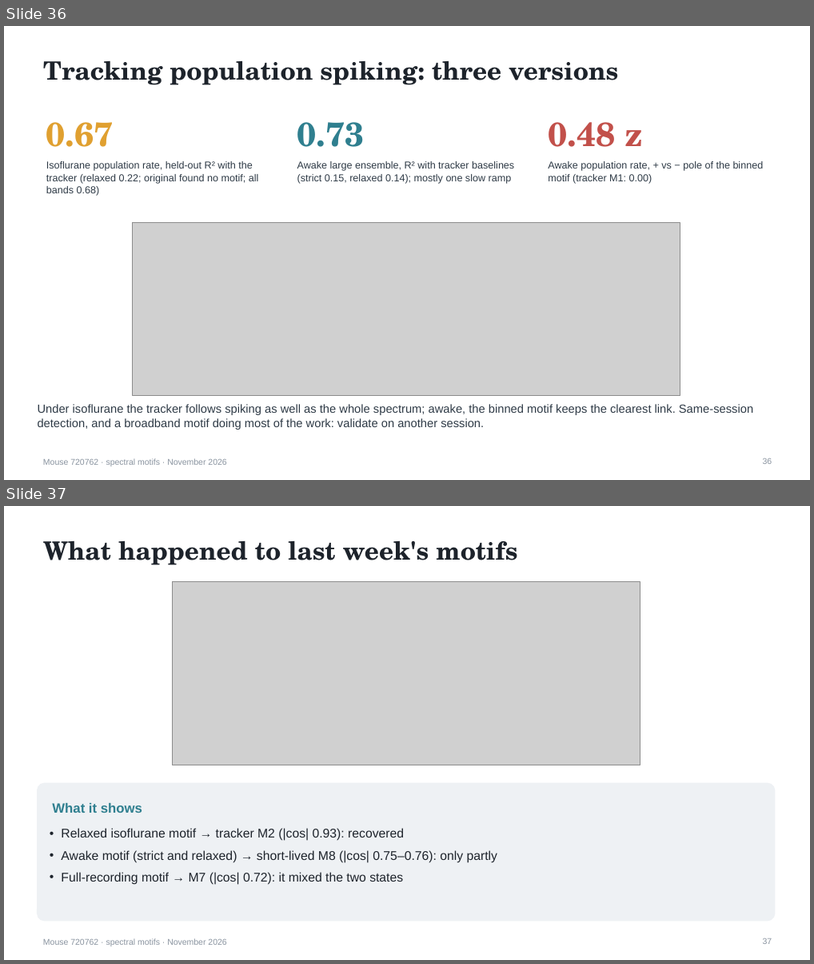
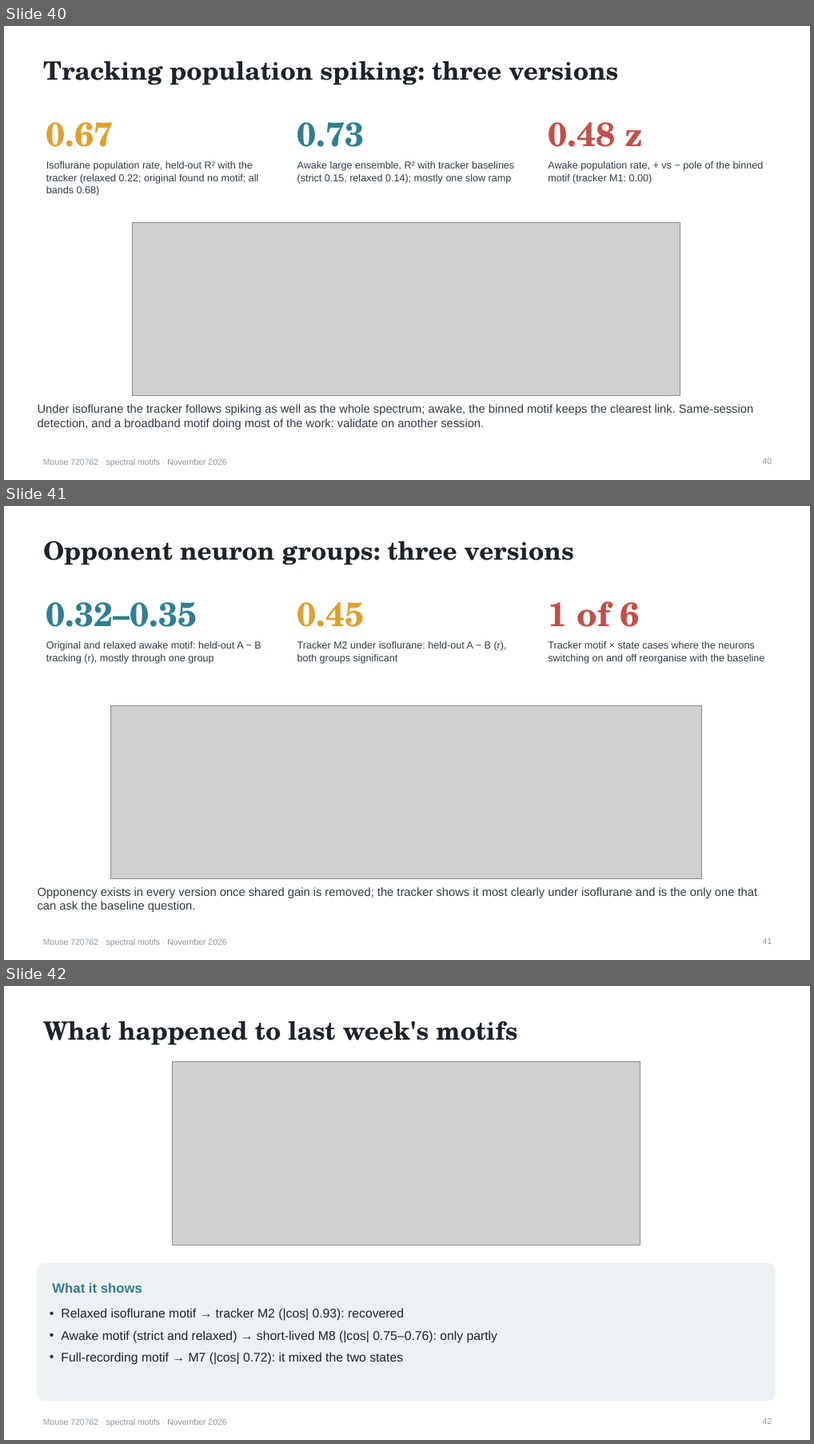
Before and after one commit to saasberkeley/dc-allen, a slide deck: data/out/2026-11-10_report/motif_tracking_report.pptx. Shown one above the other, each under a label of ours: slides 36 and 37 before the commit, slides 40, 41 and 42 after it. The pictures are 814x964 and 814x1444 pixels, drawn with LibreOffice and Linux fonts; fonts in the diff are those of the drawing; grey boxes stand for pictures. Boxes give left, top, right and bottom in pixels: in the first picture for what was removed or moved away, otherwise in the second. Text is boxed around its words. In the diff, an @@ line names an element or a change of style, - is before the commit and + after.

```diff
--- a/data/out/2026-11-10_report/motif_tracking_report.pptx
+++ b/data/out/2026-11-10_report/motif_tracking_report.pptx
@@ slide 41 added at box(4, 506, 810, 960), background #FFFFFF; not listed: 1 template element that a slide beside it also shows @@
@@ title added at box(43, 541, 574, 565), 30 pt, text #1D232B, bold @@
+Opponent neuron groups: three versions
@@ text added at box(548, 601, 639, 627), 40 pt, text #C2504A, bold @@
+1 of 6
@@ text added at box(46, 602, 198, 627), 40 pt, text #2F7F8F, bold @@
+0.32–0.35
@@ text added at box(298, 602, 365, 627), 40 pt, text #E0A030, bold @@
+0.45
@@ text added at box(46, 641, 261, 664), 12 pt, text #2E3A46 @@
+Original and relaxed awake motif: held-out A − B tracking (r), mostly through one group
@@ text added at box(298, 641, 507, 664), 12 pt, text #2E3A46 @@
+Tracker M2 under isoflurane: held-out A − B (r), both groups significant
@@ text added at box(548, 641, 765, 664), 12 pt, text #2E3A46 @@
+Tracker motif × state cases where the neurons switching on and off reorganise with the baseline
@@ picture added at box(110, 706, 702, 878) @@
@@ text added at box(38, 887, 758, 912), 14 pt, text #2E3A46 @@
+Opponency exists in every version once shared gain is removed; the tracker shows it most clearly under isoflurane and is the only one that can ask the baseline question.
@@ page number added at box(763, 938, 773, 944), 10 pt, text #8A94A0 @@
+41
@@ what was slide 36 is now slide 40 @@
@@ page number at box(763, 458, 773, 464): text changed @@
-36
+40
@@ what was slide 37 is now slide 42 @@
@@ page number at box(763, 1418, 773, 1424): text changed @@
-37
+42
```
Also in this commit, not shown: 1 slide changed, 4 other slides added, 7 other files.
